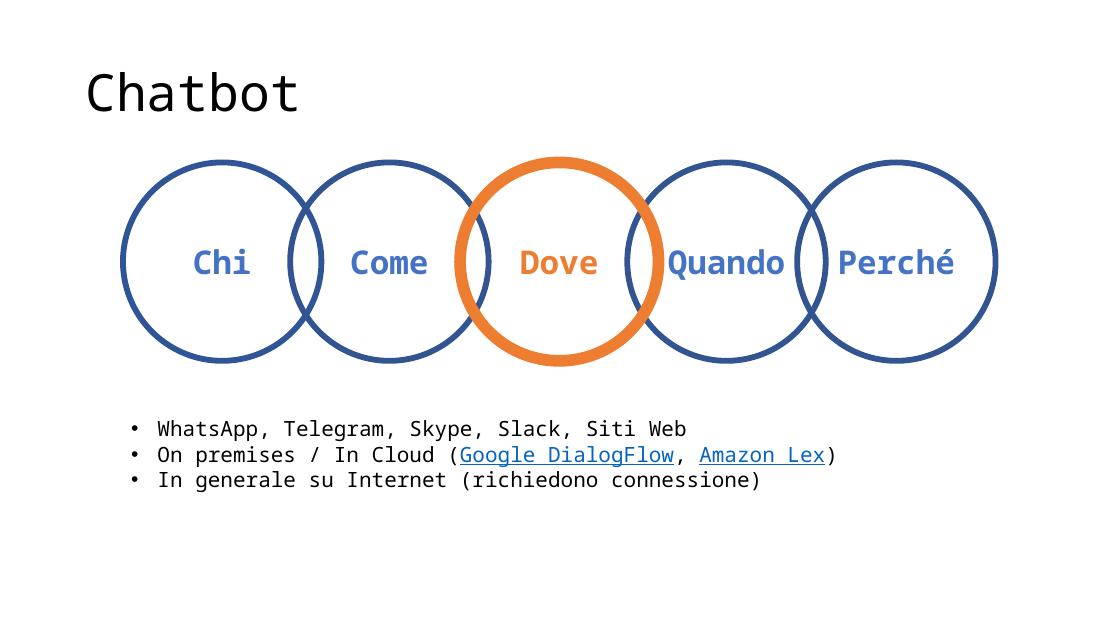
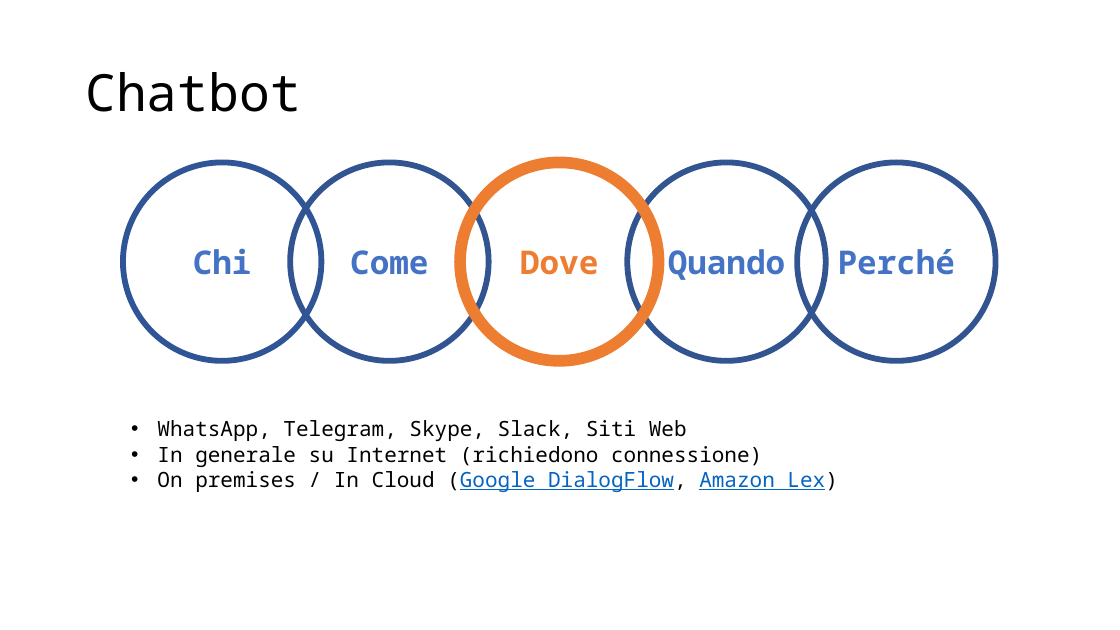
Before and after one commit to IprelProgetti/ImolaProgramma2019, a slide deck: slide 7 of presentazione_corni_chatbot.pptx. Drawn at 1120x630 pixels with LibreOffice and Linux fonts; fonts in the diff are those of the drawing. Boxes give left, top, right and bottom in pixels: in the first picture for what was removed or moved away, otherwise in the second. Text is boxed around its words. In the diff, an @@ line names an element or a change of style, - is before the commit and + after.

```diff
--- a/presentazione_corni_chatbot.pptx
+++ b/presentazione_corni_chatbot.pptx
@@ text at [157,446,762,467]: paragraph added @@
+• In generale su Internet (richiedono connessione)
@@ text at [157,471,762,492]: paragraph removed @@
-• In generale su Internet (richiedono connessione)
```
Also in this commit, not shown: 1 other slide changed, 1 slide added, 2 other files.
